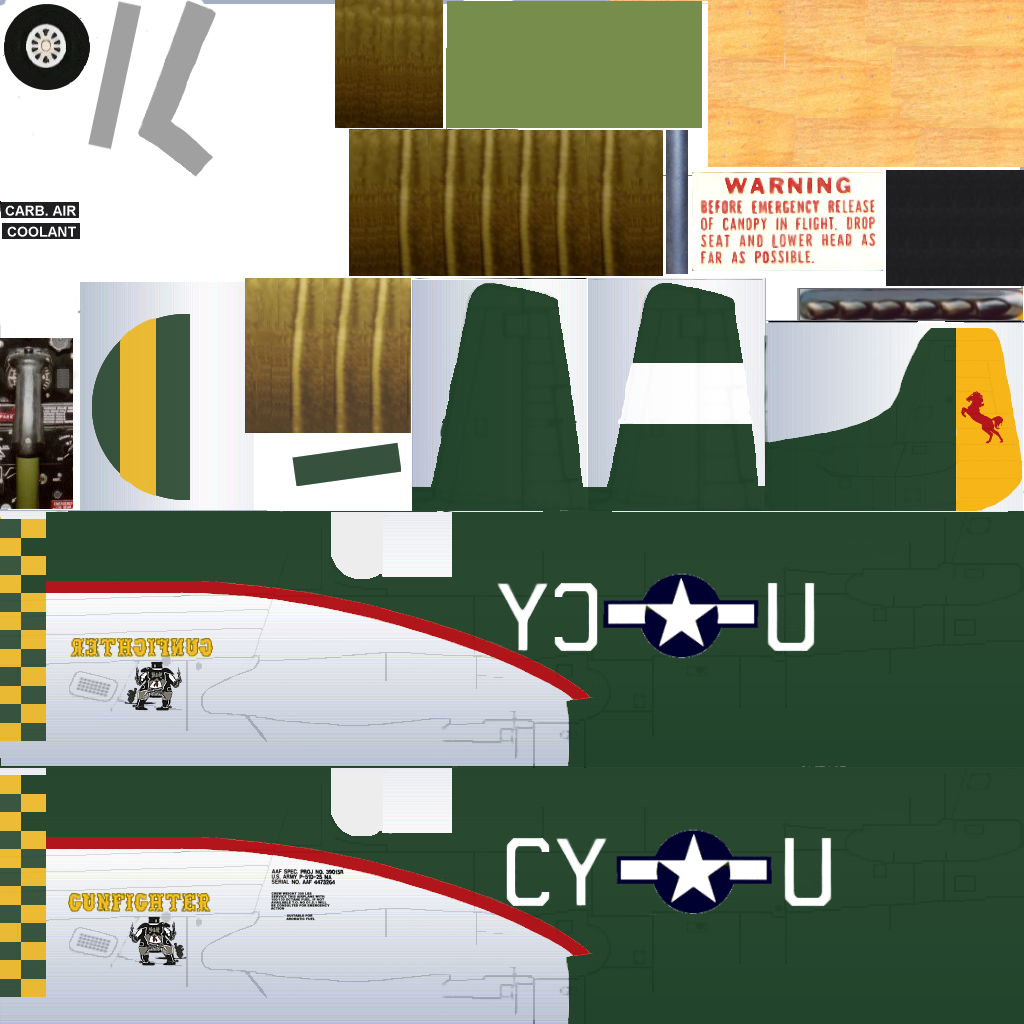
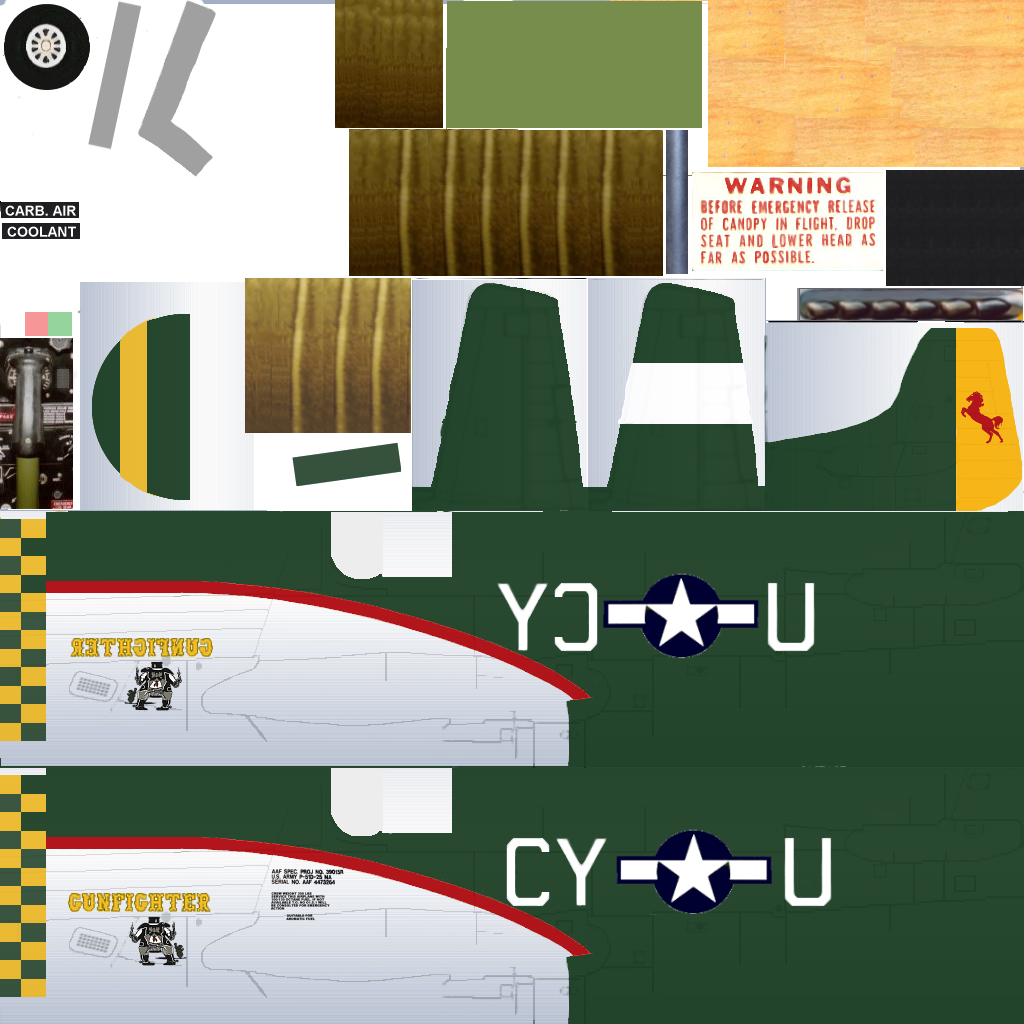
Two versions of the same layered image (1024×1024). Layer-by-layer changes:
added layer "StandardTransparents" (41%) above "Standard Layer" over (x1=25, y1=312, x2=72, y2=336)
painted on "Paint Layer" over (x1=92, y1=314, x2=190, y2=500)
